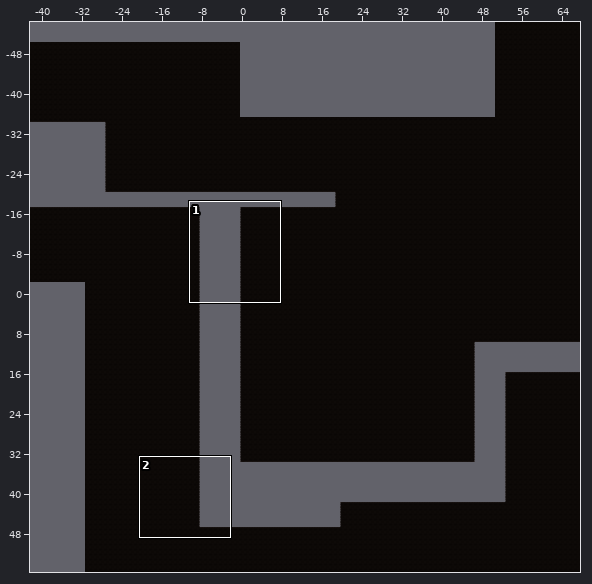
A Tiled map gets an edit: Assets/Tiled/Level1TileMap/map1-0.tmx. The first picture is a wide view before the edit; the outline marks the close-up.
Close-up. Before the commit:
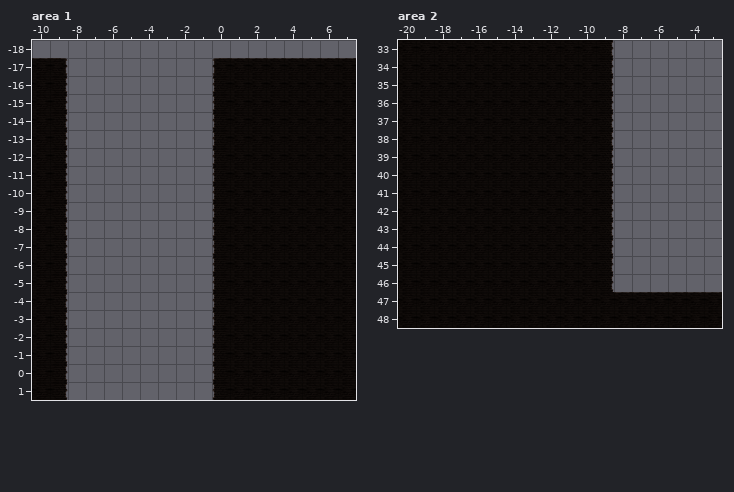
Cells are 256x256 px. Shown: area 1 x -10..7, y -18..1; area 2 x -20..-3, y 33..48. The commit also changed other parts of the map, which this record leaves out.
New version:
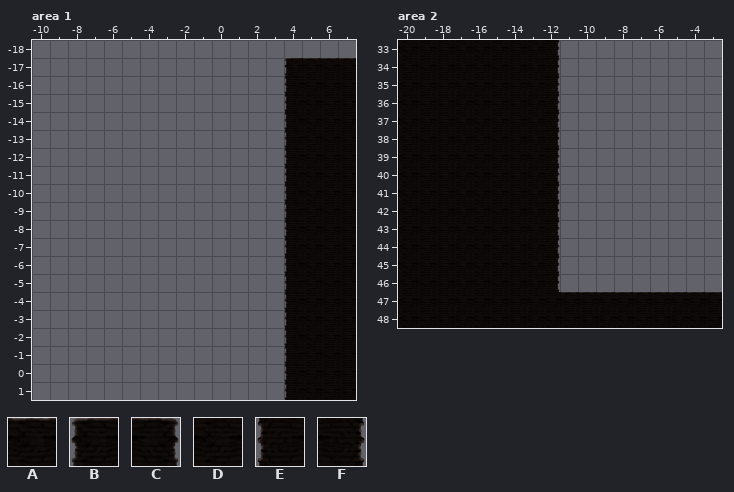
Key: from "Level1 Tileset": A 0, B 1, C 2, D 8, E 9, F 10.
_ is an empty cell.
The edit:
Layer "ground", area 1:
y -17: x -10..-9 AC -> __; x 0..4 BAAAA -> ____B
y -16..1: x -10..-9 DF -> __; x 0..4 EDDDD -> ____E
Layer "ground", area 2:
y 33..46: x -12..-9 DDDF -> F___
y 47: x -11..-9 DDD -> AAA
Boxes around the changes in both close-ups, in picture pixels (x1, y1, x2, y2):
removed: (32, 58, 68, 400)
changed: (212, 58, 300, 400)
changed: (545, 40, 614, 293)
